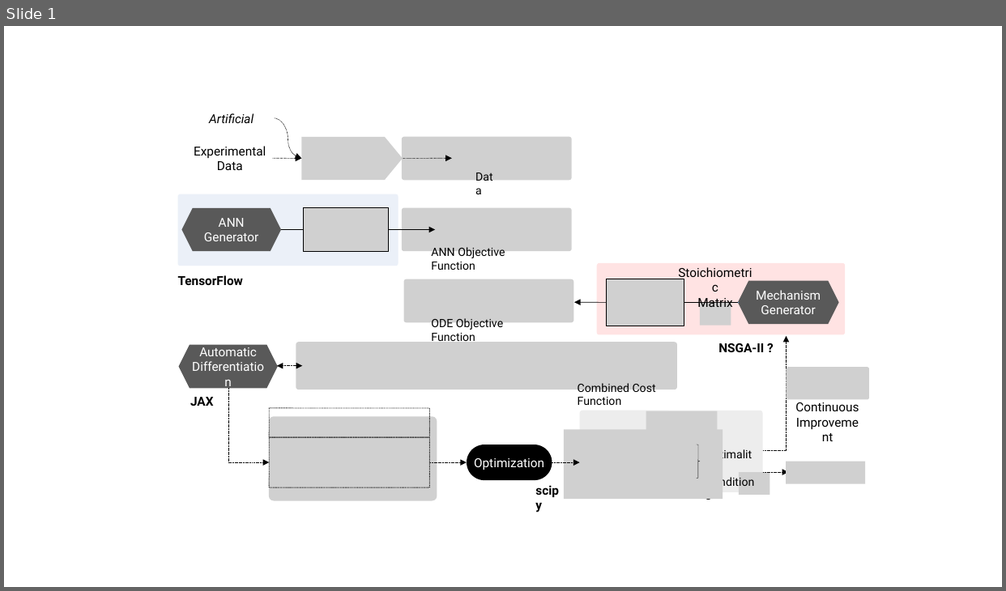
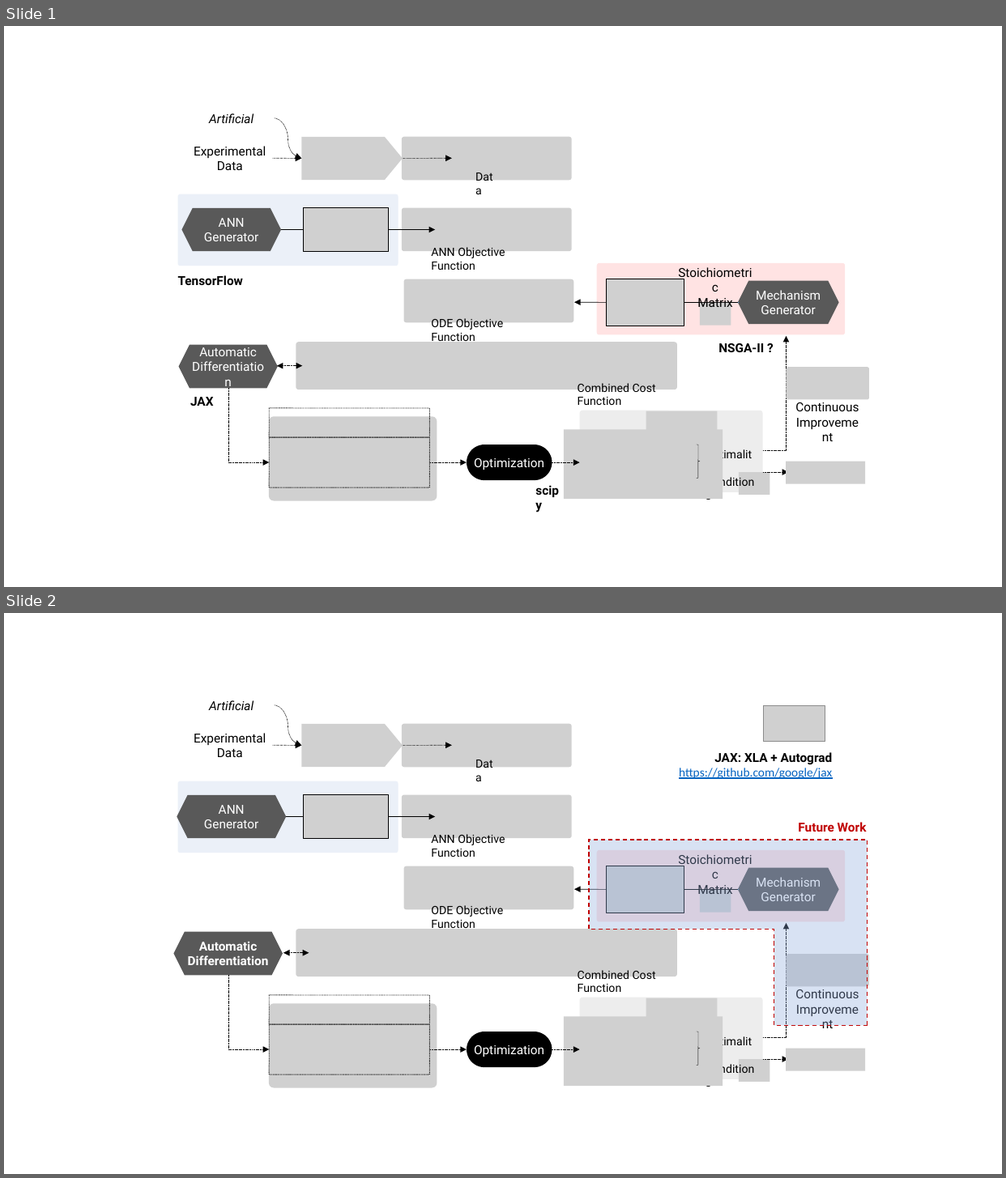
Before and after one commit to nicoleyghu/invANNPresentationFolder, a slide deck: presentations/code_diagram.pptx. Shown one above the other, each under a label of ours: slide 1 before the commit, slides 1 and 2 after it. The pictures are 1006x591 and 1006x1178 pixels, drawn with LibreOffice and Linux fonts; fonts in the diff are those of the drawing; grey boxes stand for pictures. Boxes give left, top, right and bottom in pixels: in the first picture for what was removed or moved away, otherwise in the second. Text is boxed around its words. In the diff, an @@ line names an element or a change of style, - is before the commit and + after.

```diff
--- a/presentations/code_diagram.pptx
+++ b/presentations/code_diagram.pptx
@@ slide 2 added at (4, 613, 1002, 1174), background #FFFFFF @@
@@ picture added at (763, 706, 825, 742) @@
@@ group added at (174, 700, 869, 1088): 14 pictures, 11 texts, 7 arrows, 6 rounded rectangles, 5 lines, 3 hexagons, 3 curved arrows, 1 right brace, 1 double arrow @@
+Mechanism
+Generator
+Stoichiometric
+Matrix
+Continuous
+Improvement
+Combined Cost Function
+Optimality
+Conditions
+Experimental
+Data
+ANN
+Generator
+ODE Objective Function
+ANN Objective Function
+Data
+Automatic
+Differentiation
+Optimization
+JAX: XLA + Autograd
+https://github.com/google/jax
+Artificial
+Future Work
@@ corner added at (589, 840, 867, 1025), fill #8FAADC at 34% opacity, outline #C00000 1 pt dashed @@
```
Also in this commit, not shown: 11 other files.
